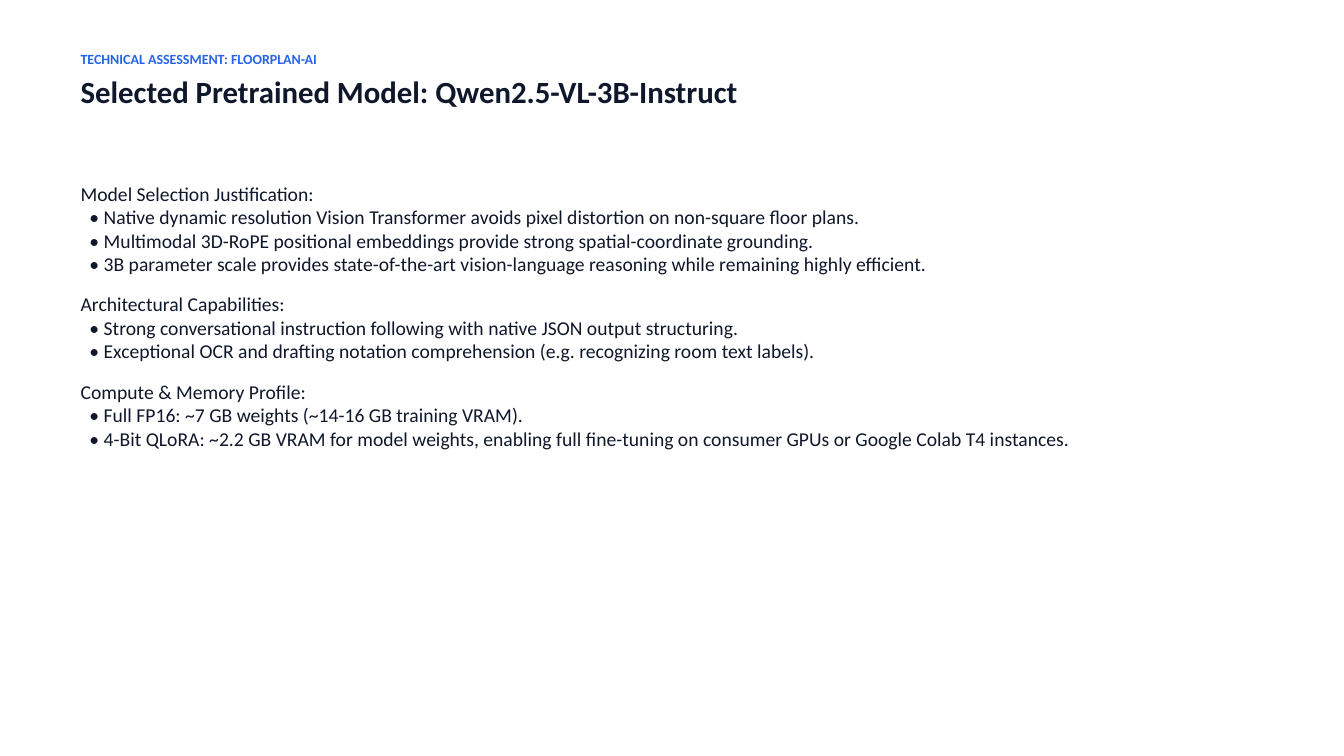
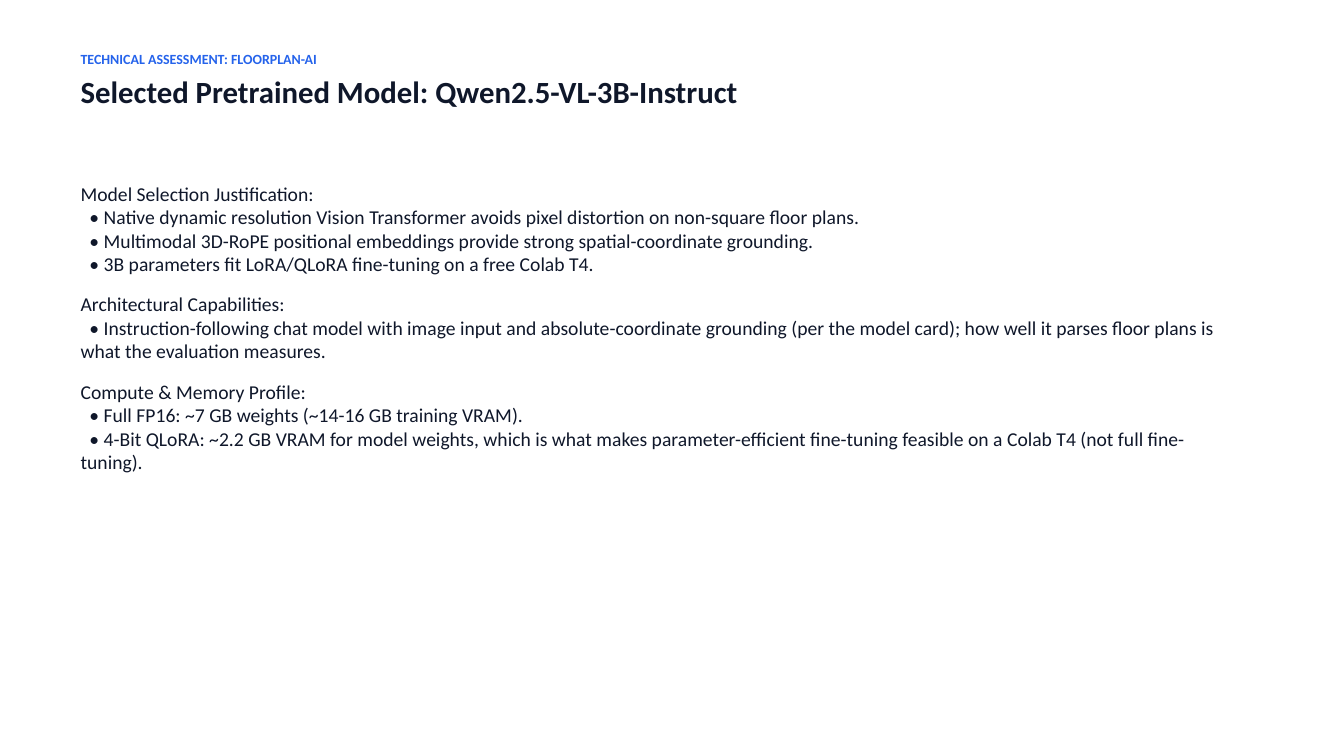
Before and after one commit to sandhiya-1234/FloorPlan-AI, a slide deck: slide 5 of presentation/Floorplan_AI_Assessment.pptx. Drawn at 1344x756 pixels with LibreOffice and Linux fonts; fonts in the diff are those of the drawing. Boxes give left, top, right and bottom in pixels: in the first picture for what was removed or moved away, otherwise in the second. Text is boxed around its words. In the diff, an @@ line names an element or a change of style, - is before the commit and + after.

```diff
--- a/presentation/Floorplan_AI_Assessment.pptx
+++ b/presentation/Floorplan_AI_Assessment.pptx
@@ text at [81,187,1213,473]: text changed @@
-Model Selection Justification:
-• Native dynamic resolution Vision Transformer avoids pixel distortion on non-square floor plans.
-• Multimodal 3D-RoPE positional embeddings provide strong spatial-coordinate grounding.
-• 3B parameter scale provides state-of-the-art vision-language reasoning while remaining highly efficient.
-Architectural Capabilities:
-• Strong conversational instruction following with native JSON output structuring.
-• Exceptional OCR and drafting notation comprehension (e.g. recognizing room text labels).
-Compute & Memory Profile:
-• Full FP16: ~7 GB weights (~14-16 GB training VRAM).
-• 4-Bit QLoRA: ~2.2 GB VRAM for model weights, enabling full fine-tuning on consumer GPUs or Google Colab T4 instances.
+Model Selection Justification:
+• Native dynamic resolution Vision Transformer avoids pixel distortion on non-square floor plans.
+• Multimodal 3D-RoPE positional embeddings provide strong spatial-coordinate grounding.
+• 3B parameters fit LoRA/QLoRA fine-tuning on a free Colab T4.
+Architectural Capabilities:
+• Instruction-following chat model with image input and absolute-coordinate grounding (per the model card); how well it parses floor plans is what the evaluation measures.
+Compute & Memory Profile:
+• Full FP16: ~7 GB weights (~14-16 GB training VRAM).
+• 4-Bit QLoRA: ~2.2 GB VRAM for model weights, which is what makes parameter-efficient fine-tuning feasible on a Colab T4 (not full fine-tuning).
```
Also in this commit, not shown: 9 other slides changed, 1 slide added, 1 slide removed, 41 other files.
